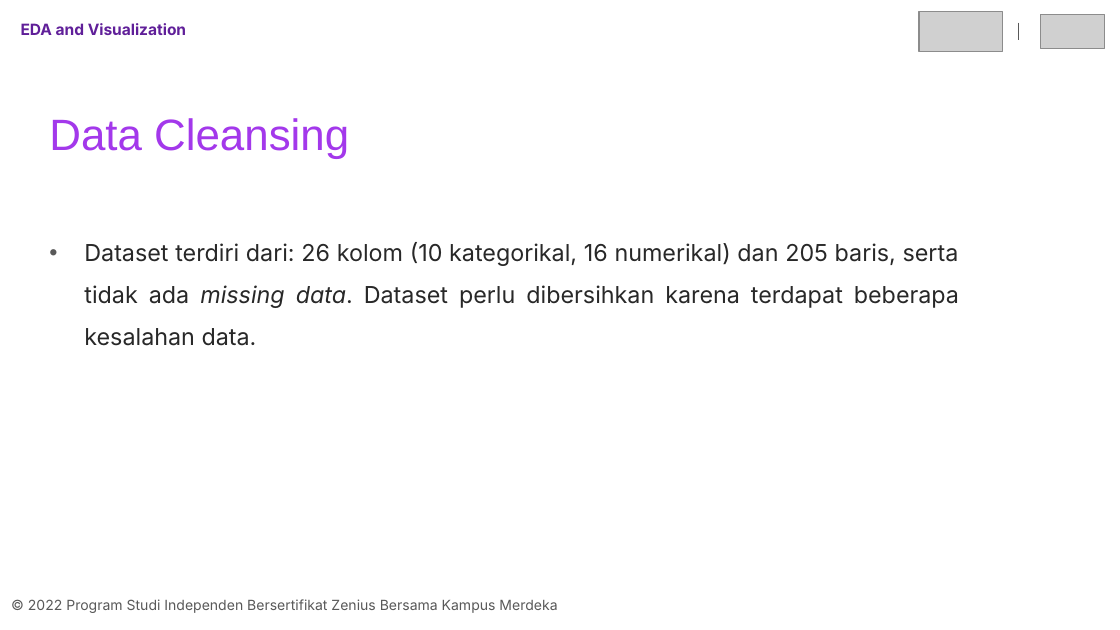
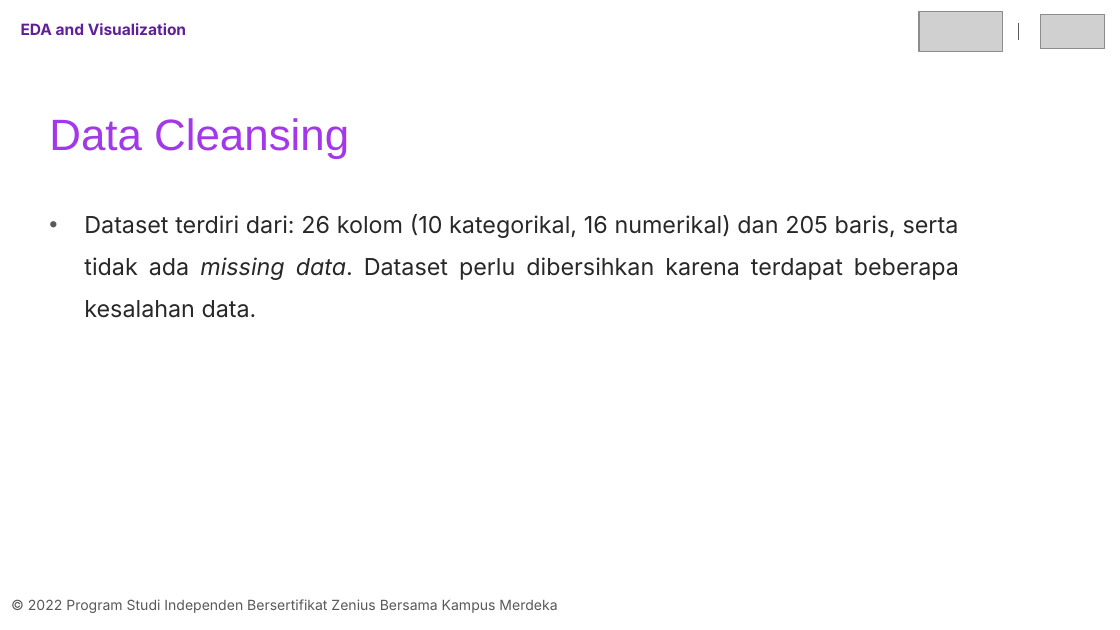
Before and after one commit to arsyfpro/Car-Price-Prediction-Machine-Learning, a slide deck: slide 8 of final_project_07_adit.pptx. Drawn at 1120x630 pixels with LibreOffice and Linux fonts; fonts in the diff are those of the drawing; grey boxes stand for pictures. Boxes give left, top, right and bottom in pixels: in the first picture for what was removed or moved away, otherwise in the second. Text is boxed around its words. In the diff, an @@ line names an element or a change of style, - is before the commit and + after.

```diff
--- a/final_project_07_adit.pptx
+++ b/final_project_07_adit.pptx
@@ text "Dataset terdiri dari: 26 kolom ...": place and size @@
-text "Dataset terdiri dari: 26 kolom ..." at bbox=[84, 242, 959, 346]
+text "Dataset terdiri dari: 26 kolom ..." at bbox=[84, 214, 959, 318]
```
Also in this commit, not shown: 26 other slides changed, 4 slides added, 1 other file.
